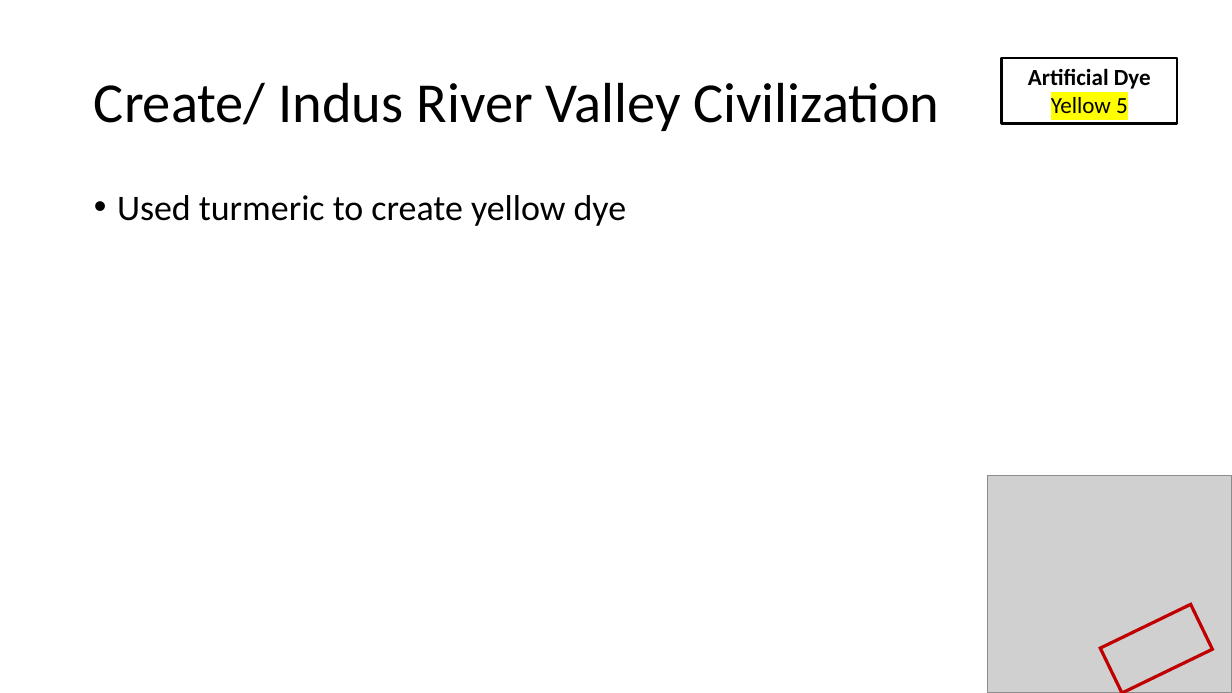
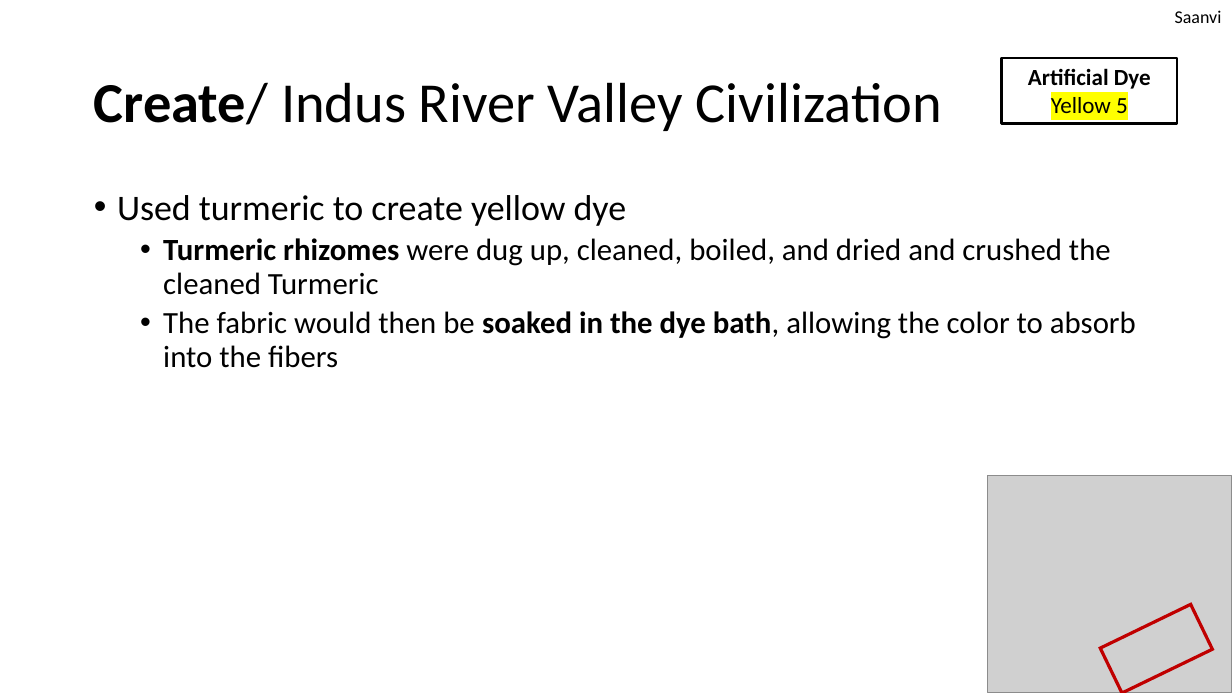
Before and after one commit to LegoRisingStars/Challenge2025, a slide deck: slide 7 of Unearthed Innovation Project - Rising Stars.pptx (slide 6 before the commit). Drawn at 1232x693 pixels with LibreOffice and Linux fonts; fonts in the diff are those of the drawing; grey boxes stand for pictures. Boxes give left, top, right and bottom in pixels: in the first picture for what was removed or moved away, otherwise in the second. Text is boxed around its words. In the diff, an @@ line names an element or a change of style, - is before the commit and + after.

```diff
--- a/Unearthed Innovation Project - Rising Stars.pptx
+++ b/Unearthed Innovation Project - Rising Stars.pptx
@@ text added at box(1175, 10, 1222, 23), 14 pt, text #000000 @@
+Saanvi
@@ title "Create/ Indus River Valley Civilization" at box(94, 82, 942, 131): bold on in "Create/" @@
@@ text at box(163, 238, 1136, 368): paragraphs added @@
+  • Turmeric rhizomes were dug up, cleaned, boiled, and dried and crushed the cleaned Turmeric
+  • The fabric would then be soaked in the dye bath, allowing the color to absorb into the fibers
```
Also in this commit, not shown: 12 other slides changed, 3 slides added, 1 slide removed, 2 other files.
